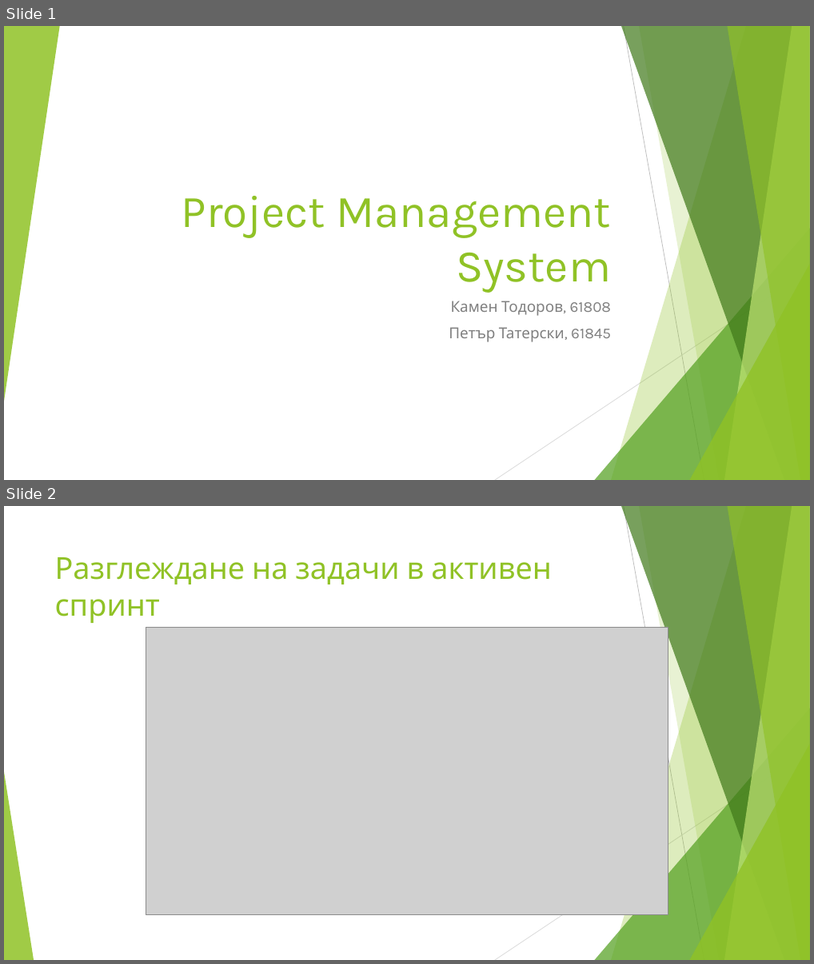
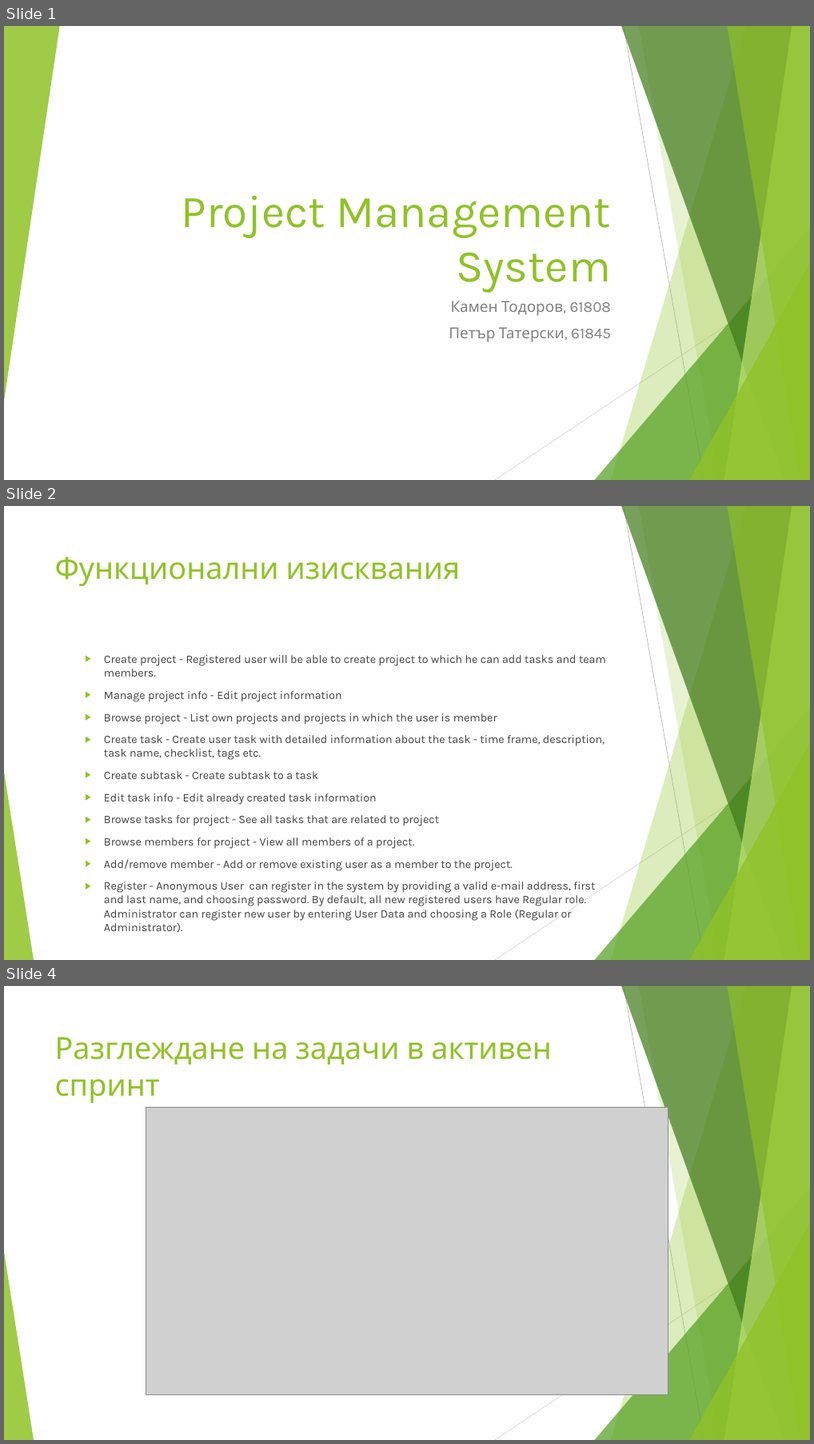
Before and after one commit to peter359/course-react, a slide deck: PMS.pptx. Shown one above the other, each under a label of ours: slides 1 and 2 before the commit, slides 1, 2 and 4 after it; the slides between them are not shown. The pictures are 814x964 and 814x1444 pixels, drawn with LibreOffice and Linux fonts; fonts in the diff are those of the drawing; grey boxes stand for pictures. Boxes give left, top, right and bottom in pixels: in the first picture for what was removed or moved away, otherwise in the second. Text is boxed around its words. In the diff, an @@ line names an element or a change of style, - is before the commit and + after.

```diff
--- a/PMS.pptx
+++ b/PMS.pptx
@@ slide 2 added at (x1=4, y1=506, x2=810, y2=960), background #FFFFFF; not listed: 10 template elements that a slide beside it also shows @@
@@ title added at (x1=55, y1=556, x2=461, y2=586), 36 pt, text #90C226 @@
+Функционални изисквания
@@ text added at (x1=104, y1=655, x2=606, y2=932), 13.6 pt, text #404040 @@
+  ▶ Create project - Registered user will be able to create project to which he can add tasks and team members.
+  ▶ Manage project info - Edit project information
+  ▶ Browse project - List own projects and projects in which the user is member
+  ▶ Create task - Create user task with detailed information about the task - time frame, description, task name, checklist, tags etc.
+  ▶ Create subtask - Create subtask to a task
+  ▶ Edit task info - Edit already created task information
+  ▶ Browse tasks for project - See all tasks that are related to project
+  ▶ Browse members for project - View all members of a project.
+  ▶ Add/remove member - Add or remove existing user as a member to the project.
+  ▶ Register - Anonymous User can register in the system by providing a valid e-mail address, first and last name, and choosing password. By default, all new registered users have Regular role.
+    Administrator can register new user by entering User Data and choosing a Role (Regular or Administrator).
@@ what was slide 2 is now slide 4 @@
```
Also in this commit, not shown: 1 other slide added, 2 other files.
